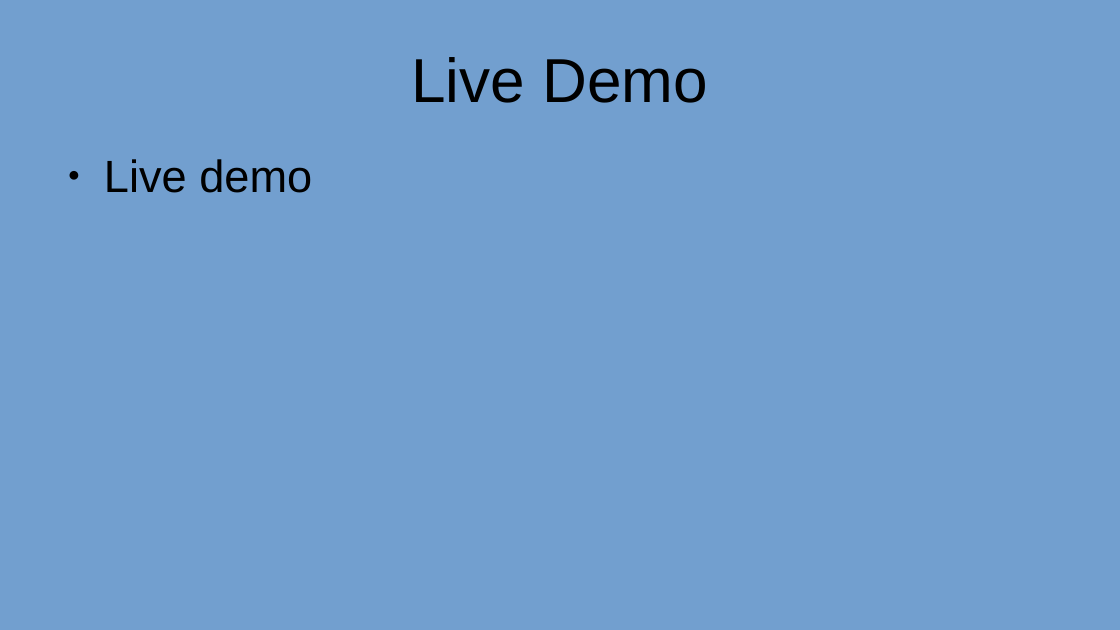
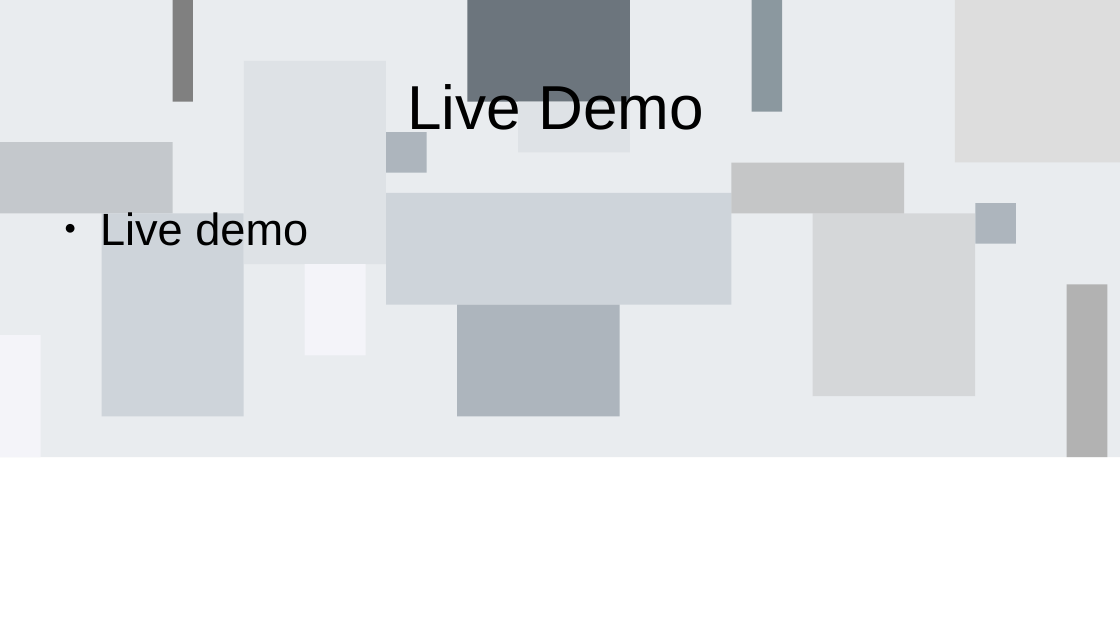
Before and after one commit to Rahy-Sam/project-phase-1, a slide deck: slide 5 of presentation.odp. Drawn at 1120x630 pixels with LibreOffice and Linux fonts; fonts in the diff are those of the drawing. Boxes give left, top, right and bottom in pixels: in the first picture for what was removed or moved away, otherwise in the second. Text is boxed around its words. In the diff, an @@ line names an element or a change of style, - is before the commit and + after.

```diff
--- a/presentation.odp
+++ b/presentation.odp
@@ background #729FCF to #FFFFFF @@
@@ title "Live Demo" rewrapped from <box>411,57,708,103</box> to <box>407,79,704,140</box> @@
@@ text "Live demo": place and size @@
-text "Live demo" at <box>104,159,312,193</box>
+text "Live demo" at <box>100,212,308,246</box>
@@ group added at <box>0,0,1120,457</box>: 18 rectangles @@
```
Also in this commit, not shown: 7 other slides changed, 2 other files.
